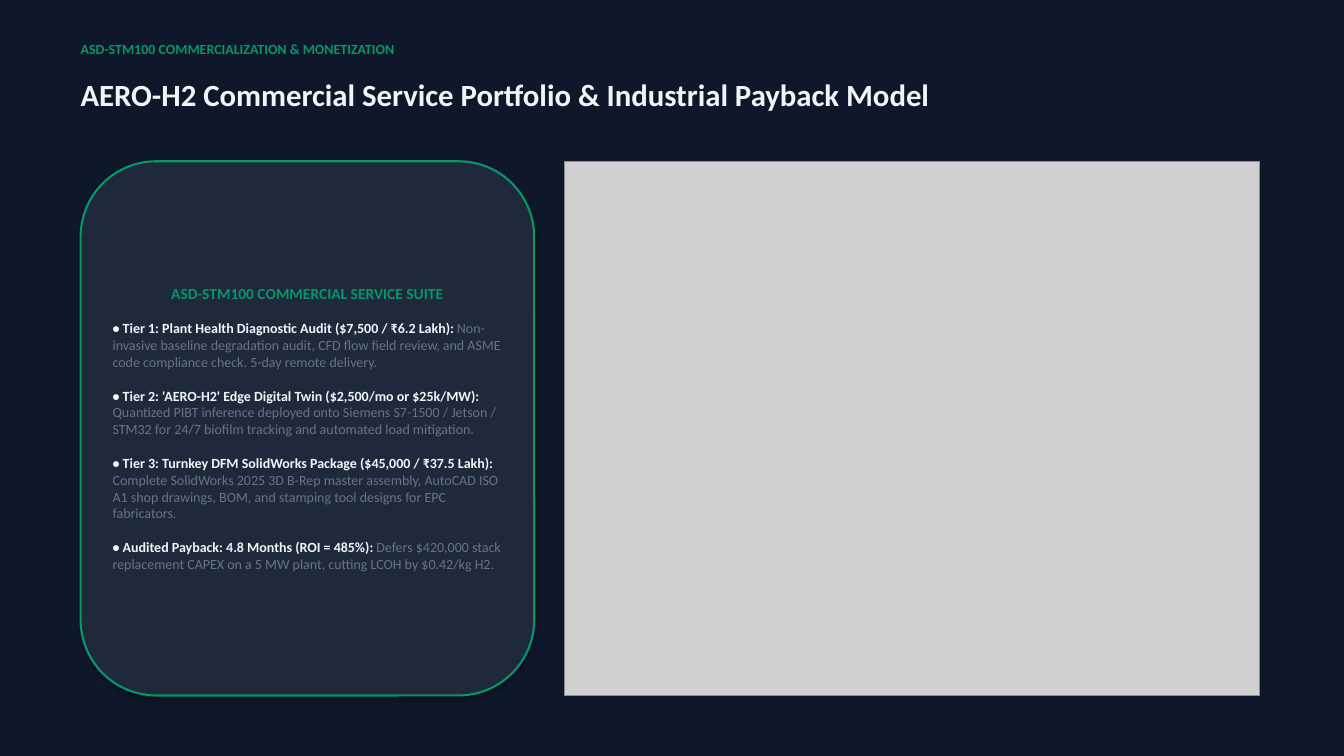
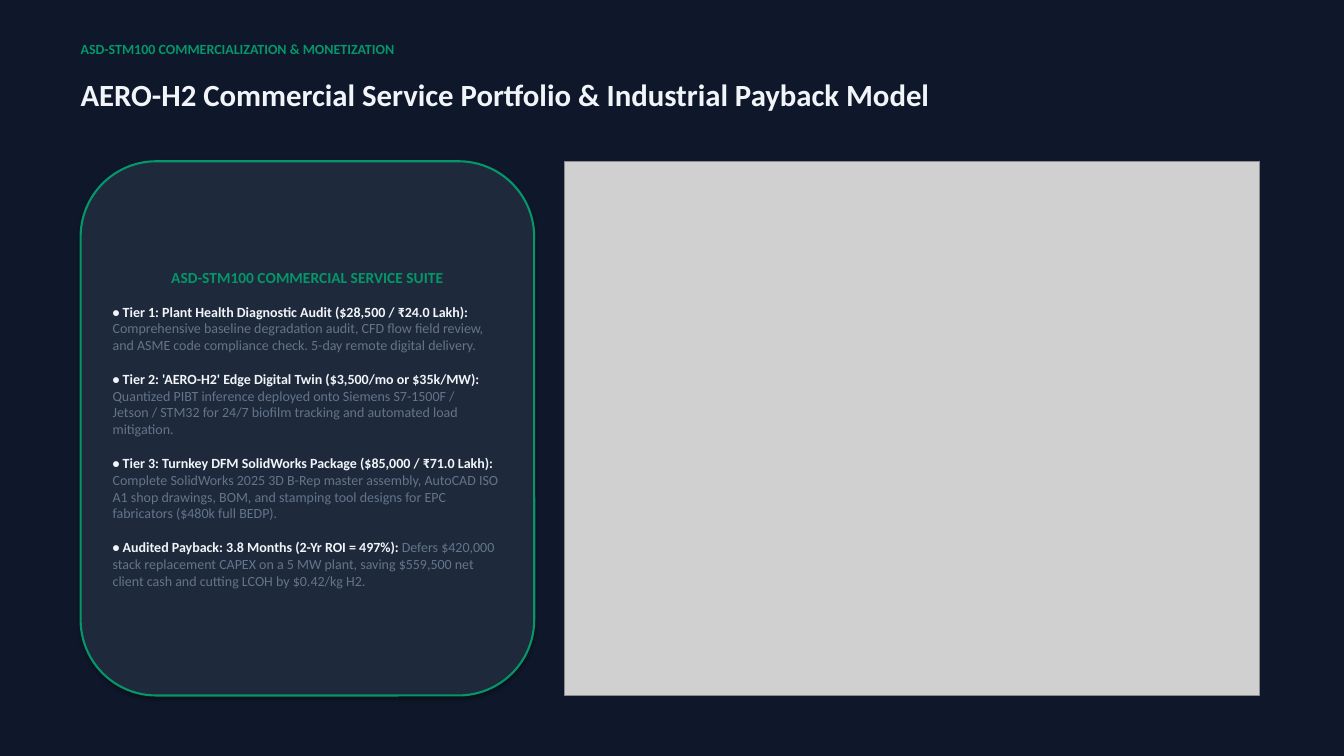
Before and after one commit to SourishSenapati/GreenH2-ML-DT-Revision, a slide deck: slide 14 of presentation/Green_Hydrogen_ML_Presentation.pptx. Drawn at 1344x756 pixels with LibreOffice and Linux fonts; fonts in the diff are those of the drawing; grey boxes stand for pictures. Boxes give left, top, right and bottom in pixels: in the first picture for what was removed or moved away, otherwise in the second. Text is boxed around its words. In the diff, an @@ line names an element or a change of style, - is before the commit and + after.

```diff
--- a/presentation/Green_Hydrogen_ML_Presentation.pptx
+++ b/presentation/Green_Hydrogen_ML_Presentation.pptx
@@ text in rounded rectangle at (113,307,498,588): text changed @@
-• Tier 1: Plant Health Diagnostic Audit ($7,500 / ₹6.2 Lakh): Non-invasive baseline degradation audit, CFD flow field review, and ASME code compliance check. 5-day remote delivery.
-• Tier 2: 'AERO-H2' Edge Digital Twin ($2,500/mo or $25k/MW): Quantized PIBT inference deployed onto Siemens S7-1500 / Jetson / STM32 for 24/7 biofilm tracking and automated load mitigation.
-• Tier 3: Turnkey DFM SolidWorks Package ($45,000 / ₹37.5 Lakh): Complete SolidWorks 2025 3D B-Rep master assembly, AutoCAD ISO A1 shop drawings, BOM, and stamping tool designs for EPC fabricators.
-• Audited Payback: 4.8 Months (ROI = 485%): Defers $420,000 stack replacement CAPEX on a 5 MW plant, cutting LCOH by $0.42/kg H2.
+• Tier 1: Plant Health Diagnostic Audit ($28,500 / ₹24.0 Lakh): Comprehensive baseline degradation audit, CFD flow field review, and ASME code compliance check. 5-day remote digital delivery.
+• Tier 2: 'AERO-H2' Edge Digital Twin ($3,500/mo or $35k/MW): Quantized PIBT inference deployed onto Siemens S7-1500F / Jetson / STM32 for 24/7 biofilm tracking and automated load mitigation.
+• Tier 3: Turnkey DFM SolidWorks Package ($85,000 / ₹71.0 Lakh): Complete SolidWorks 2025 3D B-Rep master assembly, AutoCAD ISO A1 shop drawings, BOM, and stamping tool designs for EPC fabricators ($480k full BEDP).
+• Audited Payback: 3.8 Months (2-Yr ROI = 497%): Defers $420,000 stack replacement CAPEX on a 5 MW plant, saving $559,500 net client cash and cutting LCOH by $0.42/kg H2.
```
Also in this commit, not shown: 23 other files.
